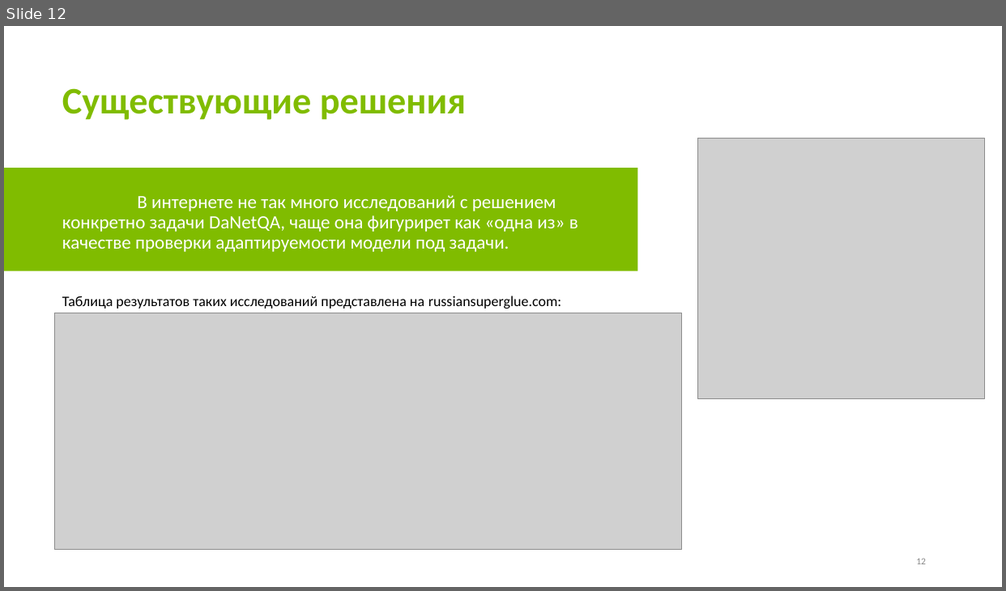
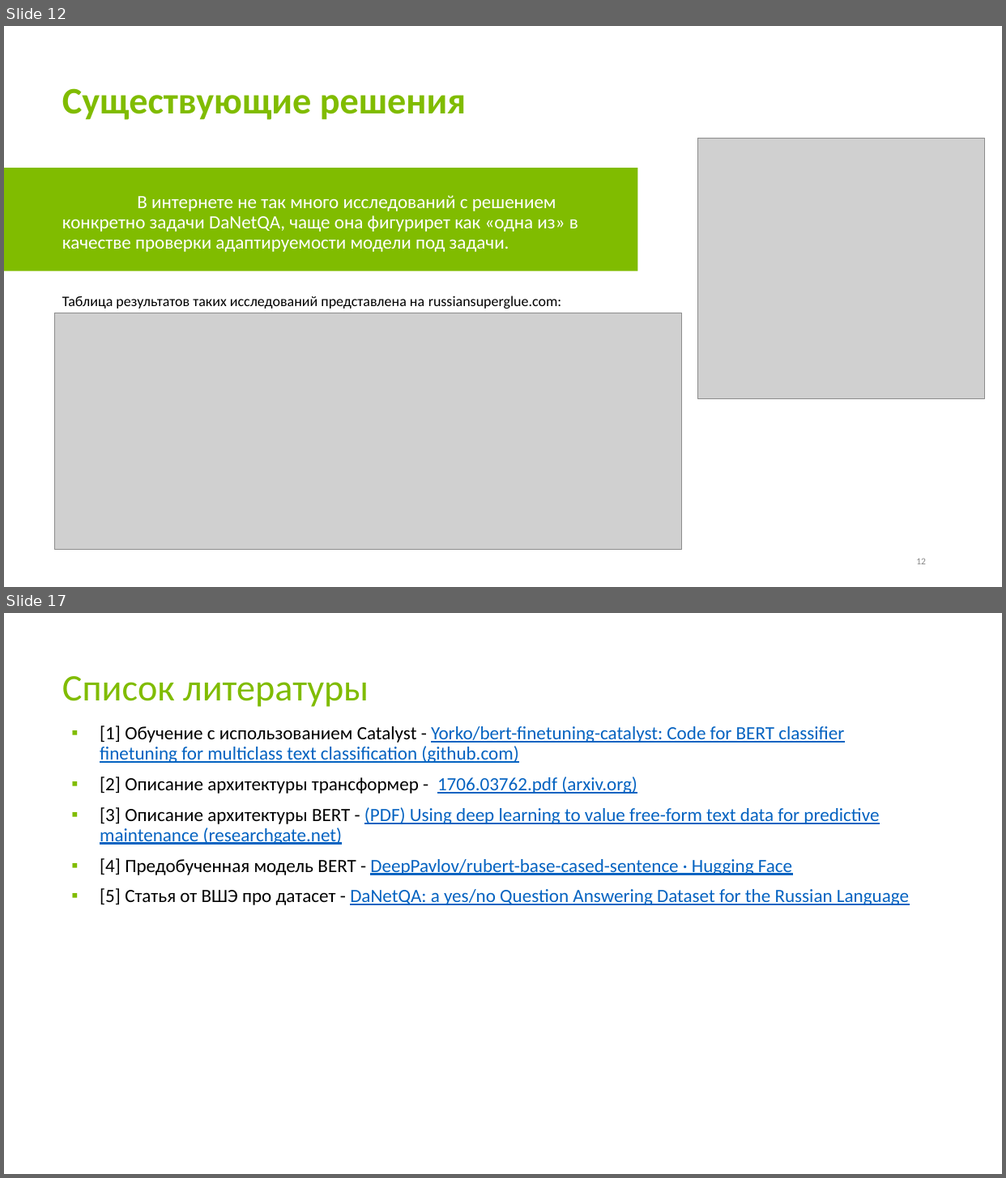
Before and after one commit to dmji/DSnML_Innopolis2022, a slide deck: 00_Final_Attestation/Презентация.pptx. Shown one above the other, each under a label of ours: slide 12 before the commit, slides 12 and 17 after it; the slides between them are not shown. The pictures are 1006x591 and 1006x1178 pixels, drawn with LibreOffice and Linux fonts; fonts in the diff are those of the drawing; grey boxes stand for pictures. Boxes give left, top, right and bottom in pixels: in the first picture for what was removed or moved away, otherwise in the second. Text is boxed around its words. In the diff, an @@ line names an element or a change of style, - is before the commit and + after.

```diff
--- a/00_Final_Attestation/Презентация.pptx
+++ b/00_Final_Attestation/Презентация.pptx
@@ slide 17 added at box(4, 613, 1002, 1174), background #FFFFFF @@
@@ title added at box(62, 676, 368, 707), 36 pt, text #80BC00 @@
+Список литературы
@@ text added at box(100, 726, 909, 905), 18 pt, text #0563C1, underline @@
+▪ [1] Обучение с использованием Catalyst - Yorko/bert-finetuning-catalyst: Code for BERT classifier finetuning for multiclass text classification (github.com)
+▪ [2] Описание архитектуры трансформер - 1706.03762.pdf (arxiv.org)
+▪ [3] Описание архитектуры BERT - (PDF) Using deep learning to value free-form text data for predictive maintenance (researchgate.net)
+▪ [4] Предобученная модель BERT - DeepPavlov/rubert-base-cased-sentence · Hugging Face
+▪ [5] Статья от ВШЭ про датасет - DaNetQA: a yes/no Question Answering Dataset for the Russian Language
```
Also in this commit, not shown: 4 slides changed, 3 other slides added, 8 slides removed, 6 other files.
